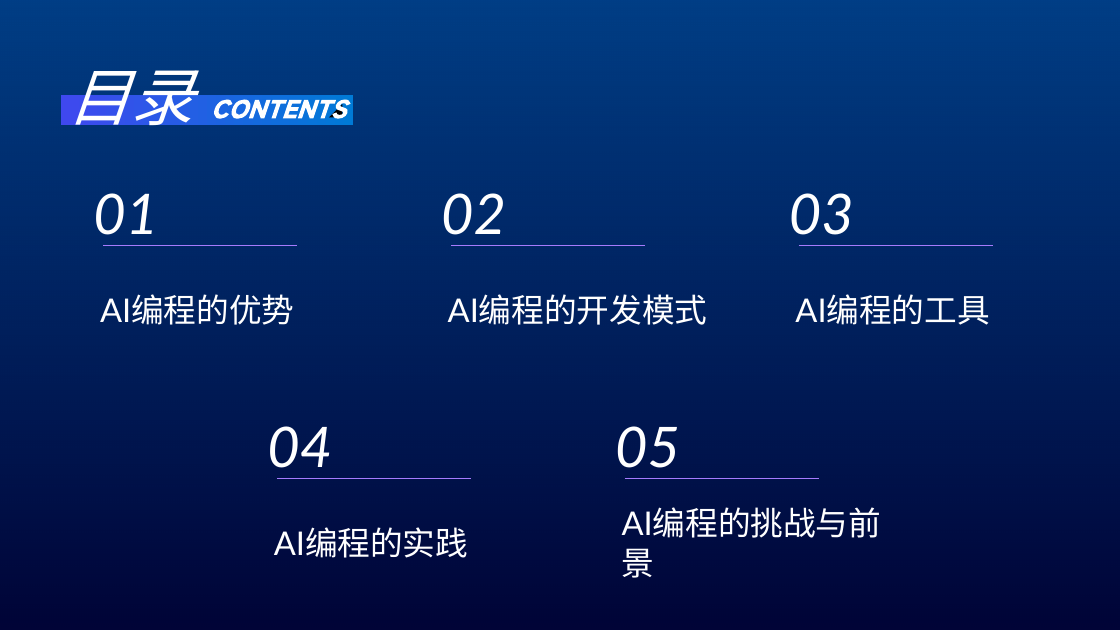
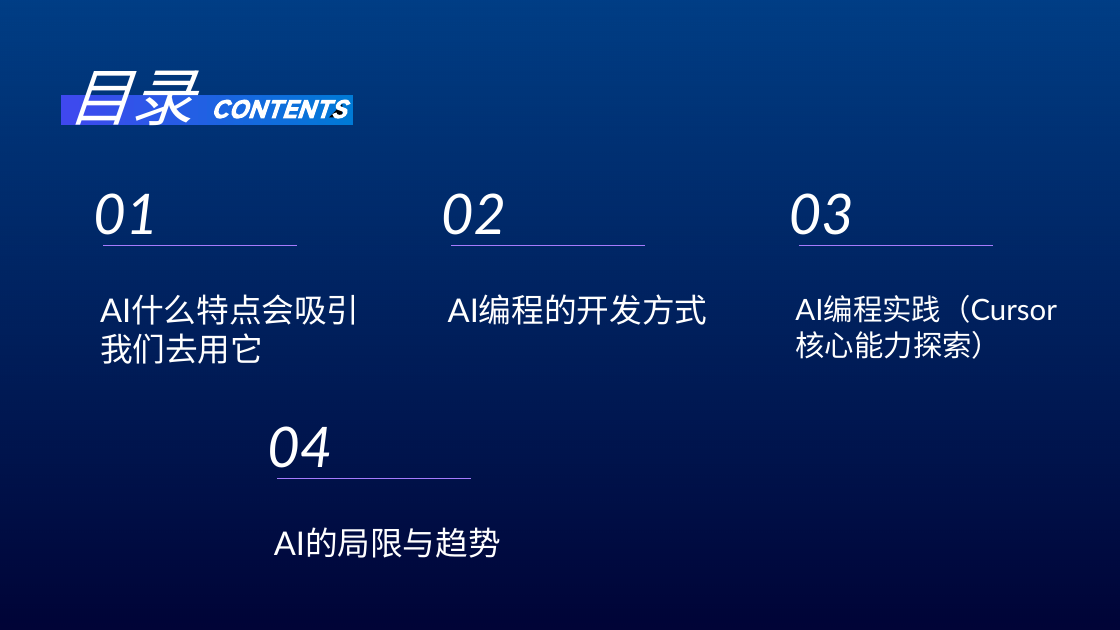
Before and after one commit to qq986063761/study, a slide deck: slide 2 of 分享/aiCode/ppt/AI编程.pptx. Drawn at 1120x630 pixels with LibreOffice and Linux fonts; fonts in the diff are those of the drawing; background and template pictures are left out. Boxes give left, top, right and bottom in pixels: in the first picture for what was removed or moved away, otherwise in the second. Text is boxed around its words. In the diff, an @@ line names an element or a change of style, - is before the commit and + after.

```diff
--- a/分享/aiCode/ppt/AI编程.pptx
+++ b/分享/aiCode/ppt/AI编程.pptx
@@ text at (x1=100, y1=294, x2=294, y2=325): text changed @@
-AI编程的优势
+AI什么特点会吸引我们去用它
@@ text at (x1=448, y1=294, x2=708, y2=325): text changed @@
-AI编程的开发模式
+AI编程的开发方式
@@ text at (x1=795, y1=295, x2=1057, y2=359): text changed; size 28 to 25.2 pt @@
-AI编程的工具
+AI编程实践（Cursor 核心能力探索）
@@ text removed at (x1=615, y1=426, x2=680, y2=468) @@
-05
@@ text removed at (x1=615, y1=477, x2=908, y2=608) @@
-AI编程的挑战与前景
@@ line removed from (625, 478) to (819, 478) @@
@@ text at (x1=274, y1=527, x2=501, y2=558): text changed @@
-AI编程的实践
+AI的局限与趋势
```
Also in this commit, not shown: 5 other slides changed, 10 slides added, 8 slides removed, 5 other files.
